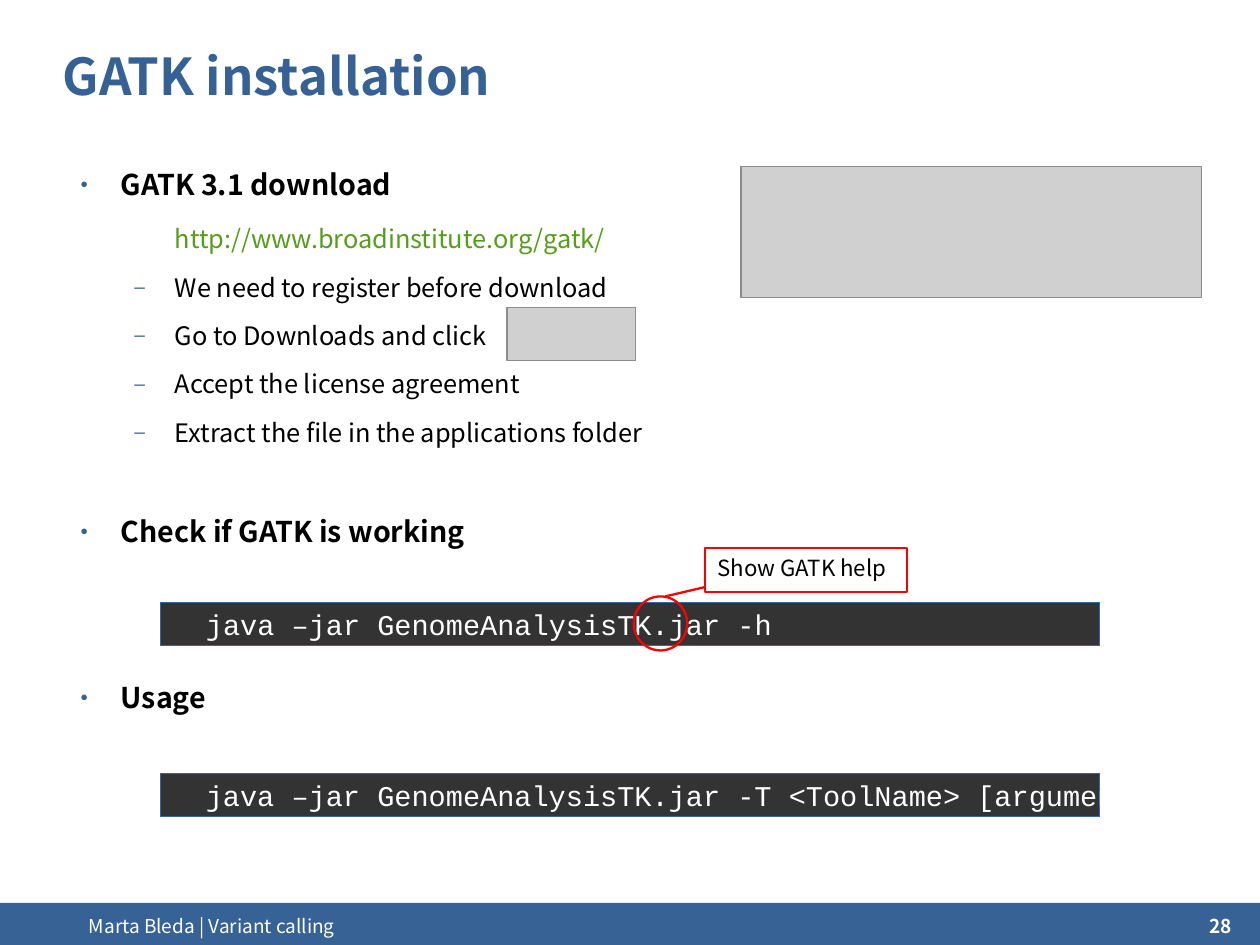
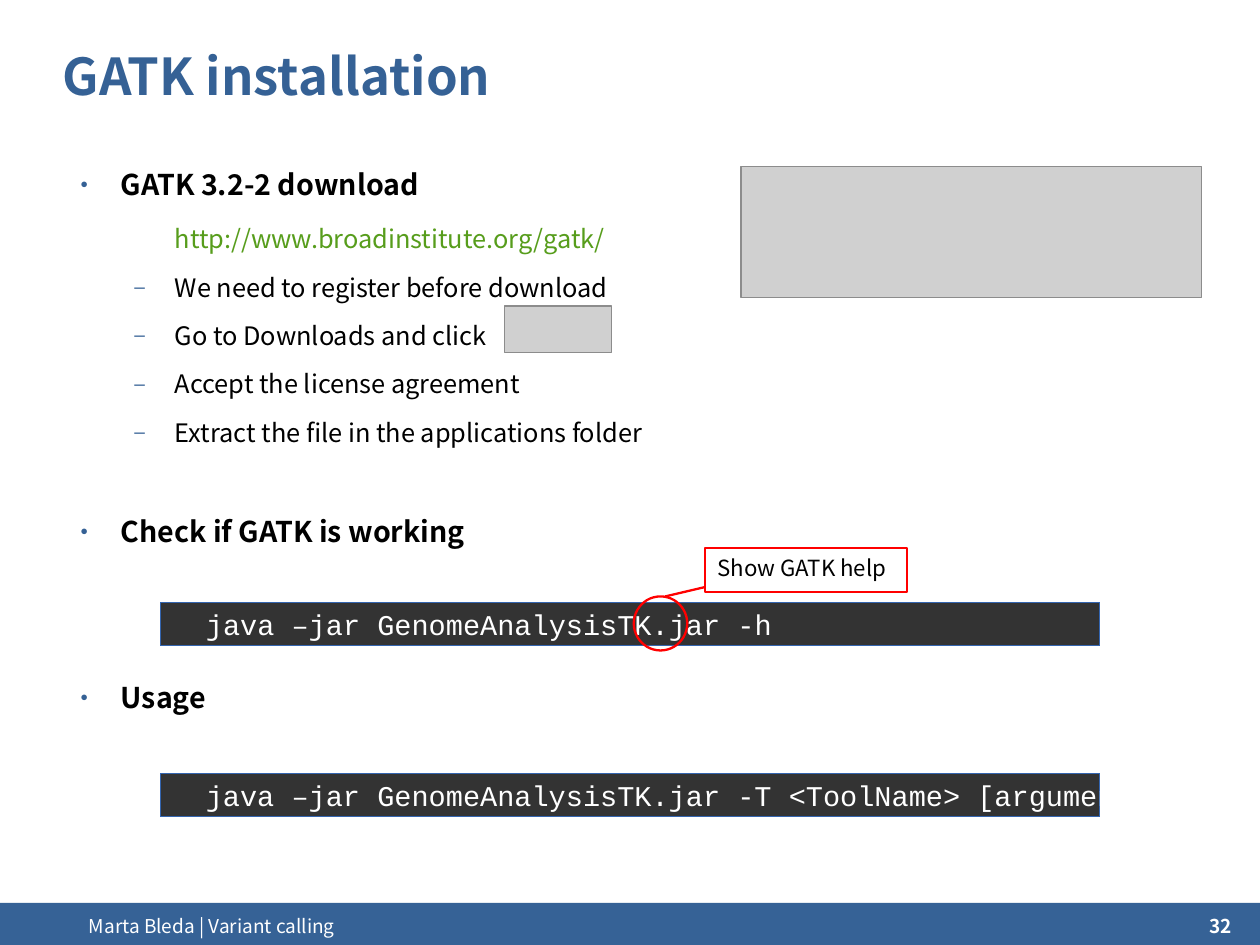
Before and after one commit to ngs-course/ngs-course.github.io, a slide deck: slide 32 of Course_Materials/variant_calling/presentation/2014-Cambridge_variant_calling.odp (slide 28 before the commit). Drawn at 1260x945 pixels with LibreOffice and Linux fonts; fonts in the diff are those of the drawing; grey boxes stand for pictures; background and template pictures are left out. Boxes give left, top, right and bottom in pixels: in the first picture for what was removed or moved away, otherwise in the second. Text is boxed around its words. In the diff, an @@ line names an element or a change of style, - is before the commit and + after.

```diff
--- a/Course_Materials/variant_calling/presentation/2014-Cambridge_variant_calling.odp
+++ b/Course_Materials/variant_calling/presentation/2014-Cambridge_variant_calling.odp
@@ text at (121,172,419,196): text changed @@
-● GATK 3.1 download
+● GATK 3.2-2 download
@@ picture: place and size @@
-picture at (508,308,636,361)
+picture at (505,306,613,353)
@@ page number at (1210,918,1232,934): text changed @@
-28
+32
```
Also in this commit, not shown: 7 other slides changed, 5 slides added, 8 other files.
